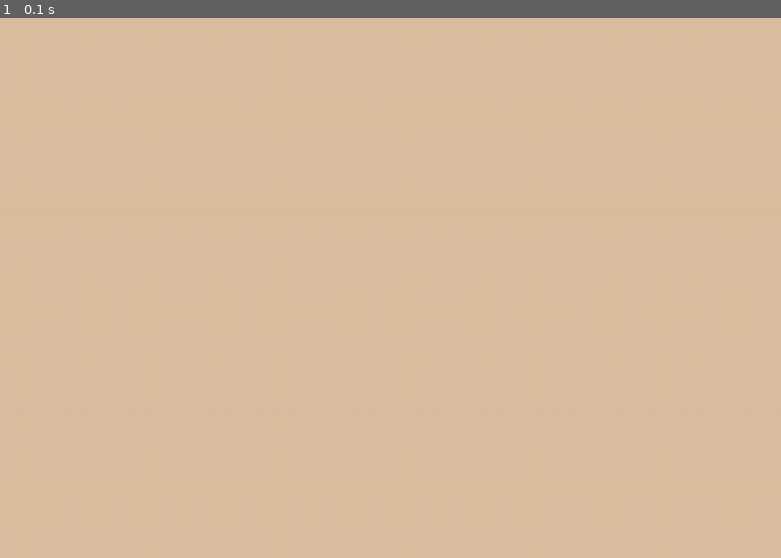
Above: before the commit, frame 1.
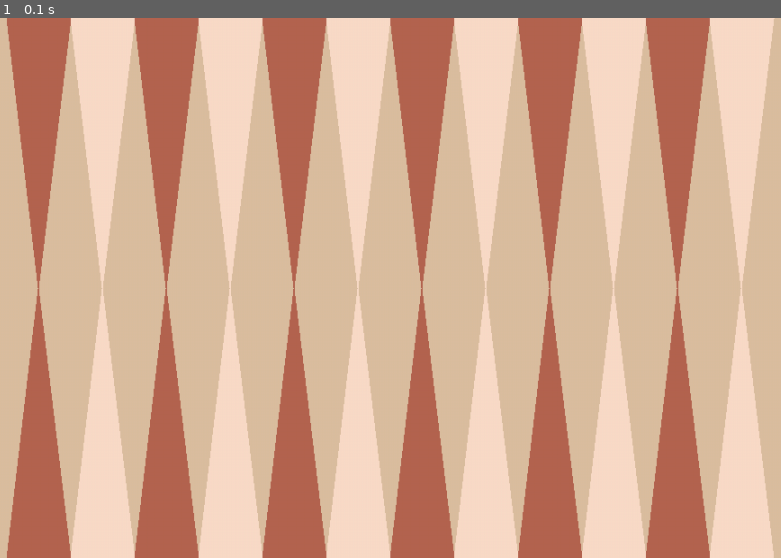
Above: after the commit, the same moment.

Repository: um-computacion/computacion-2025-backgammon-danatinnerello
Game: pygame game, started from pygame_ui/main.py
Same seed, same stepped clock (60 frames per second), same inputs: the game is played once before the commit and once after it.
Inputs:
- Up to frame 1 (0.1 s): no input

The runs differ from the first frame. In frame 1, 51% of the frame differs, in the area x 0-100%, y 0-100%.

Commit message:
Desarrollo de puntos en el tablero

Diff:
--- a/pygame_ui/board_renderer.py
+++ b/pygame_ui/board_renderer.py
@@ -7,3 +7,37 @@
 - No contiene reglas del juego (la lógica sigue en core/).
 - Solo “pinta” lo que le dicen que pinte.
 """
+
+import pygame
+
+class Tablero:
+    def __init__(self,pantalla):
+        self.pantalla = pantalla
+        self.ancho= self.pantalla.get_width()
+        self.alto= self.pantalla.get_height()
+        self.ancho_triangulo= self.ancho // 14  # 12 triangulos + margenes
+        self.alto_triangulo= self.alto // 2
+
+    def dibujar_tablero(self):
+        # Colores de los triangulos
+        colores= [(180, 100, 80), (250, 220, 200)]
+
+        # Parte superior (12 triangulos)
+        for i in range(12):
+            x = i * self.ancho_triangulo + self.ancho_triangulo
+            puntos = [
+                (x, 0),
+                (x + self.ancho_triangulo, 0),
+                (x + self.ancho_triangulo // 2, self.alto_triangulo)
+            ]
+            pygame.draw.polygon(self.pantalla, colores[i % 2], puntos)
+
+        # Parte inferior (12 triángulos)
+        for i in range(12):
+            x = i * self.ancho_triangulo + self.ancho_triangulo
+            puntos = [
+                (x, self.alto),
+                (x + self.ancho_triangulo, self.alto),
+                (x + self.ancho_triangulo // 2, self.alto - self.alto_triangulo)
+            ]
+            pygame.draw.polygon(self.pantalla, colores[i % 2], puntos)
--- a/pygame_ui/main.py
+++ b/pygame_ui/main.py
@@ -9,6 +9,7 @@
 """
 
 import pygame
+from pygame_ui.board_renderer import Tablero
 
 
 def main():
@@ -18,6 +19,8 @@
     pygame.display.set_caption("Backgammon - Pygame")
 
     reloj = pygame.time.Clock()
+    tablero = Tablero(pantalla)
+
 
     corriendo = True
     while corriendo:
@@ -30,6 +33,7 @@
         pantalla.fill((220, 190, 160))
 
         # Dibujar tablero
+        tablero.dibujar_tablero()
 
         # Actualizar pantalla
         pygame.display.flip()
